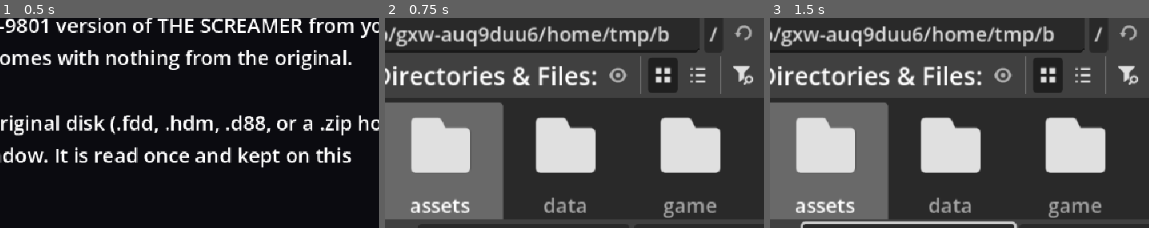
Above: before the commit, frames 1-3 (left to right).
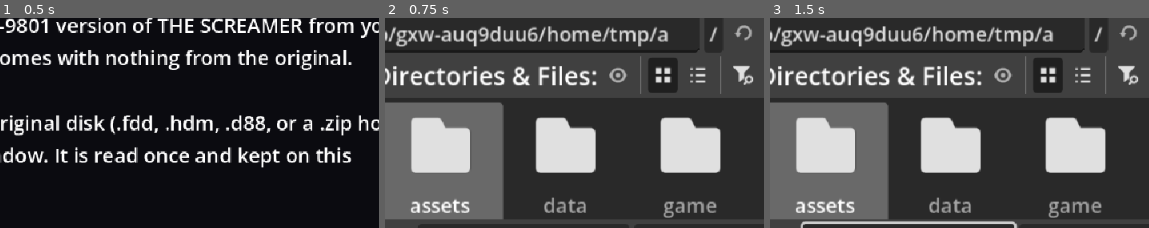
Above: after the commit, the same moments.

Repository: cdebaecker/OpenScreamer
Game: Godot game, scene res://boot.tscn
The game is run twice, just before and just after one commit, with the same random seed, the same clock (stepped at 60 frames per second) and the same inputs.
Inputs (mouse positions are % of the whole screen's width and height, from its top left):
- Up to frame 1 (0.5 s): no input
- Up to frame 2 (0.75 s): click "Choose the disk image…" at 0.5 s
- Up to frame 3 (1.5 s): click (53, 70) at 1.27 s; type "12" at 1.35 s
The pictures show only the part of the screen within x 35-84%, y 16-66%; the shares and areas given below are measured in that part.

Frame 1 is identical in both runs. In frame 2, 0.1% of the frame differs, in the area x 71-75%, y 3-12%; in frame 3, 0.1%.

Commit message:
Roster: players start with no one registered; the disk's screamers go
The disk images come with screamers registered by whoever played them before:
players now start with an empty roster, and a saved roster loses those still
exactly as on the disk. Settings' roster page empties it.

Diff:
--- a/godot/game/chara.gd
+++ b/godot/game/chara.gd
@@ -142,7 +142,7 @@
 func load_roster() -> void:
 	var d: PackedByteArray = save_load.call()
 	if d.size() < 8 * Character.SIZE:
-		d = data.roster_default
+		d = GameData.empty_roster()  # (no one registered yet)
 	roster.clear()
 	for i in 8:
 		roster.append(Character.new(d.slice(i * Character.SIZE, (i + 1) * Character.SIZE)))
@@ -184,7 +184,8 @@
 func _file_load() -> PackedByteArray:
 	if not FileAccess.file_exists(SAVE_PATH):
 		return PackedByteArray()
-	return FileAccess.get_file_as_bytes(SAVE_PATH)
+	# (without the disk's own screamers, which earlier versions copied into the player's roster)
+	return data.without_disk_screamers(FileAccess.get_file_as_bytes(SAVE_PATH))
 
 
 func _file_save(d: PackedByteArray) -> void:
--- a/godot/game/game_data.gd
+++ b/godot/game/game_data.gd
@@ -26,6 +26,8 @@
 ## named tables from the original data segment (see res://data/catalogue/*.json)
 var tables := {}
 var demo_strings := {}
+## the roster file of the disk image, as it was (scripted runs and comparisons start from it); players
+## start with an empty roster: the disk's registered screamers were left by whoever played it before
 var roster_default := PackedByteArray()
 ## the original's messages by name (res://data/messages.json)
 var _messages := {}
@@ -95,6 +97,34 @@
 	return _messages[String(id)]
 
 
+## a roster with no one registered (8 free slots)
+static func empty_roster() -> PackedByteArray:
+	var d := PackedByteArray()
+	d.resize(8 * Character.SIZE)
+	d.fill(0xff)
+	return d
+
+
+## a roster without the disk's own registered screamers (those still exactly as the disk has them:
+## a screamer someone has played since stays); the others move up, the slots left are freed
+func without_disk_screamers(d: PackedByteArray) -> PackedByteArray:
+	if d.size() != 8 * Character.SIZE:
+		return d
+	var disk := []
+	for i in 8:
+		var r := roster_default.slice(i * Character.SIZE, (i + 1) * Character.SIZE)
+		if r.size() == Character.SIZE and r[0] != 0xff:
+			disk.append(r)
+	var out := PackedByteArray()
+	for i in 8:
+		var r := d.slice(i * Character.SIZE, (i + 1) * Character.SIZE)
+		if r[0] != 0xff and not disk.has(r):
+			out.append_array(r)
+	while out.size() < 8 * Character.SIZE:
+		out.append(0xff)
+	return out
+
+
 ## the item table entry for an item number (bit 7, "equipped", ignored)
 func item(n: int) -> Dictionary:
 	return items[(n & 0x7f) - 1]
--- a/godot/host/settings_menu.gd
+++ b/godot/host/settings_menu.gd
@@ -427,8 +427,8 @@
 	_delete_button.pressed.connect(_delete_pressed)
 	actions.add_child(_delete_button)
 	var restore := Button.new()
-	restore.text = UiText.N_("Restore the original disk's roster")
-	restore.pressed.connect(func() -> void: _write_roster(game.data.roster_default, tr("Restored the original disk's roster")))
+	restore.text = UiText.N_("Empty the roster")
+	restore.pressed.connect(func() -> void: _write_roster(GameData.empty_roster(), tr("Emptied the roster")))
 	actions.add_child(restore)
 	if not OS.has_feature("web"):
 		var exp := Button.new()
@@ -446,7 +446,7 @@
 ## the roster as saved (the game keeps a copy in memory from registration on)
 func roster_bytes() -> PackedByteArray:
 	var d: PackedByteArray = game.chara.save_load.call()
-	return d if RosterFile.valid(d) else game.data.roster_default
+	return d if RosterFile.valid(d) else GameData.empty_roster()
 
 
 ## the roster can change only before a screamer is picked (title, demo, registration questions):
--- a/godot/tools/unit_tests.gd
+++ b/godot/tools/unit_tests.gd
@@ -352,8 +352,17 @@
 	game.chara.load_roster()
 	check(game.chara.roster.size() == 8, "roster: 8 slots")
 	game.chara.save_roster()
-	check(FileAccess.get_file_as_bytes(Chara.SAVE_PATH) == game.data.roster_default,
-			"roster: without a save, the disk's CHAR file; saved unchanged, byte for byte")
+	check(FileAccess.get_file_as_bytes(Chara.SAVE_PATH) == GameData.empty_roster(),
+			"roster: without a save, no one registered (not the disk's screamers)")
+	# the disk's own screamers go from a saved roster, unless someone has played them since
+	var disk: PackedByteArray = game.data.roster_default
+	var mine := disk.duplicate()
+	mine[0x10] = mine[0x10] ^ 1  # the first screamer has played since: it stays
+	var kept_one := game.data.without_disk_screamers(mine)
+	check(game.data.without_disk_screamers(disk) == GameData.empty_roster()
+			and kept_one.slice(0, Character.SIZE) == mine.slice(0, Character.SIZE)
+			and kept_one.slice(Character.SIZE, 2 * Character.SIZE)[0] == 0xff,
+			"roster: the disk's untouched screamers purged, the others kept")
 	var c := Character.new()  # a new screamer in the first free slot
 	game.chara.roster[game.chara.roster_count()] = c
 	c.name = "NEW"
@@ -552,27 +561,42 @@
 	s.reset_bindings()
 
 
+## a roster of three screamers for the tests (whatever the disk image's own roster holds)
+func _test_roster() -> PackedByteArray:
+	var d := GameData.empty_roster()
+	var i := 0
+	for name in ["ALPHA", "BETA", "GAMMA"]:
+		var c := Character.new()
+		c.name = name
+		c.hp = 10 + i
+		c.hp_max = 10 + i
+		for k in Character.SIZE:
+			d[i * Character.SIZE + k] = c.record[k]
+		i += 1
+	return d
+
+
 func test_roster_manager() -> void:
 	var screen: Screen = load("res://screen/screen.tscn").instantiate()
 	root.add_child(screen)
 	var game := Game.create(screen)
-	var saved := [game.data.roster_default]
+	var saved := [_test_roster()]
 	game.chara.save_load = func() -> PackedByteArray: return saved[0]
 	game.chara.save_store = func(d: PackedByteArray) -> void: saved[0] = d
-	var d: PackedByteArray = game.data.roster_default
-	check(RosterFile.valid(d), "roster manager: the disk's roster is valid")
+	var d: PackedByteArray = _test_roster()
+	check(RosterFile.valid(d) and RosterFile.valid(game.data.roster_default), "roster manager: the rosters are valid")
 	var names := RosterFile.entries(d).map(func(c: Character) -> String: return c.name)
-	check(names == ["ari-ken", "Google", "Ryo"], "roster manager: lists the disk's screamers (%s)" % str(names))
+	check(names == ["ALPHA", "BETA", "GAMMA"], "roster manager: lists the screamers (%s)" % str(names))
 	var e := RosterFile.delete(d, 1)
 	names = RosterFile.entries(e).map(func(c: Character) -> String: return c.name)
-	check(names == ["ari-ken", "Ryo"] and e.size() == RosterFile.BYTES and RosterFile.valid(e),
+	check(names == ["ALPHA", "GAMMA"] and e.size() == RosterFile.BYTES and RosterFile.valid(e),
 			"roster manager: delete moves the later ones up (%s)" % str(names))
 	check(e.slice(7 * 0x80, 8 * 0x80).count(0xff) == 0x80, "roster manager: the last slot is left free (FFh)")
 	check(e.slice(0x80, 0x100) == d.slice(0x100, 0x180), "roster manager: records move byte for byte")
 	var bad := d.duplicate()
 	bad[0x80] = 0xff  # a free slot before a used one
 	check(not RosterFile.valid(bad) and not RosterFile.valid(d.slice(0, 0x200)), "roster manager: refuses broken files")
-	check(RosterFile.describe(RosterFile.entries(d)[0]).begins_with("ari-ken"), "roster manager: describes a screamer")
+	check(RosterFile.describe(RosterFile.entries(d)[0]).begins_with("ALPHA"), "roster manager: describes a screamer")
 	# the menu's file actions, with the game at registration
 	game.chara.load_roster()
 	game.town.roster_count = game.chara.roster_count()
@@ -581,7 +605,7 @@
 	menu.setup(Settings.new(), game)
 	check(menu.roster_editable(), "roster manager: editable before a screamer is chosen")
 	SettingsMenu.apply_roster(game, e)
-	check(saved[0] == e and game.town.roster_count == 2 and game.chara.roster[1].name == "Ryo",
+	check(saved[0] == e and game.town.roster_count == 2 and game.chara.roster[1].name == "GAMMA",
 			"roster manager: the game's file and memory get the new roster")
 	var out := "user://test_CHAR"
 	check(menu.file_action("export", out).begins_with("Exported") and FileAccess.get_file_as_bytes(out) == e,
@@ -591,7 +615,7 @@
 			"roster manager: import reads one")
 	FileAccess.open(out, FileAccess.WRITE).store_buffer(d.slice(0, 100))
 	check(menu.file_action("import", out).contains("isn't a roster") and saved[0] == d, "roster manager: import refuses other files")
-	game.st.chr.name = "Ryo"  # a screamer in play
+	game.st.chr.name = "GAMMA"  # a screamer in play
 	check(not menu.roster_editable() and menu.file_action("import", out).contains("registration"),
 			"roster manager: no changes while a screamer is in play")
 	DirAccess.remove_absolute(ProjectSettings.globalize_path(out))
@@ -892,11 +916,11 @@
 		g.chara.save_store = func(d: PackedByteArray) -> void: saved[0] = d
 		return g
 	var g: Game = mk.call()
-	saved[0] = g.data.roster_default
+	saved[0] = _test_roster()
 	g.program.boot()
 	g.chara.load_roster()
 	g.town.roster_count = g.chara.roster_count()
-	g.st.chr = g.chara.roster[1].copy()  # Google
+	g.st.chr = g.chara.roster[1].copy()  # BETA
 	g.st.chr.credits = 1234
 	g.st.floor = 3
 	g.common.load_floor_file()
@@ -915,7 +939,7 @@
 	g.ui.rest = &"bias"
 	check(SaveGame.write(SaveGame.path_of("1"), g) == "", "saves: written at rest")
 	var d := SaveGame.read(SaveGame.path_of("1"))
-	check(d["where"] == "bias" and d["name"] == "Google" and d["floor"] == 3 and SaveGame.describe(d).begins_with("Google  —  BIAS floor 3"),
+	check(d["where"] == "bias" and d["name"] == "BETA" and d["floor"] == 3 and SaveGame.describe(d).begins_with("BETA  —  BIAS floor 3"),
 			"saves: what and where (%s)" % SaveGame.describe(d))
 	var h: Game = mk.call()
 	SaveGame.restore(h, d["state"])
Not shown, changed: godot/data/ui/fr.po
Not shown, changed: godot/data/ui/ja.po
Not shown, changed: godot/data/ui/template.pot
